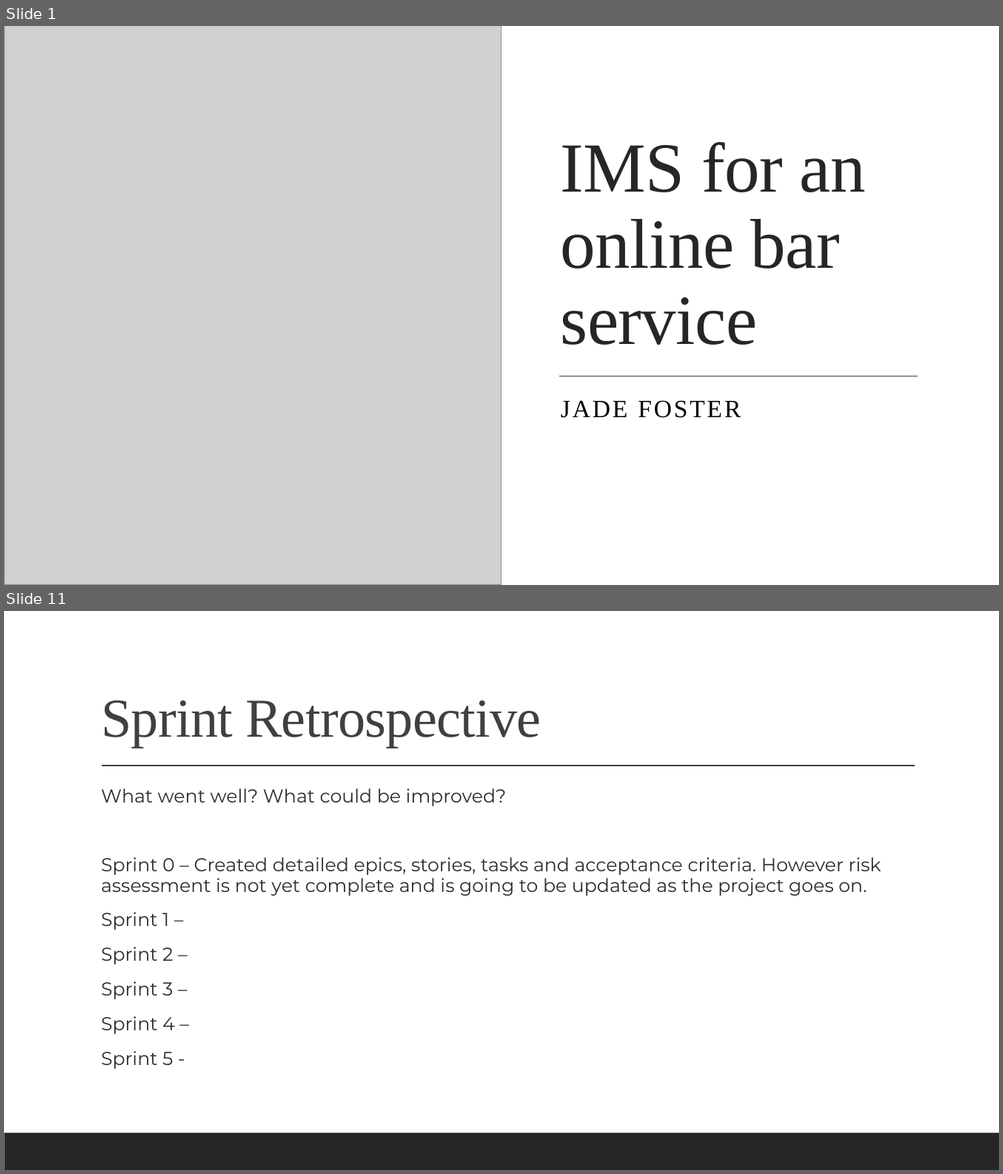
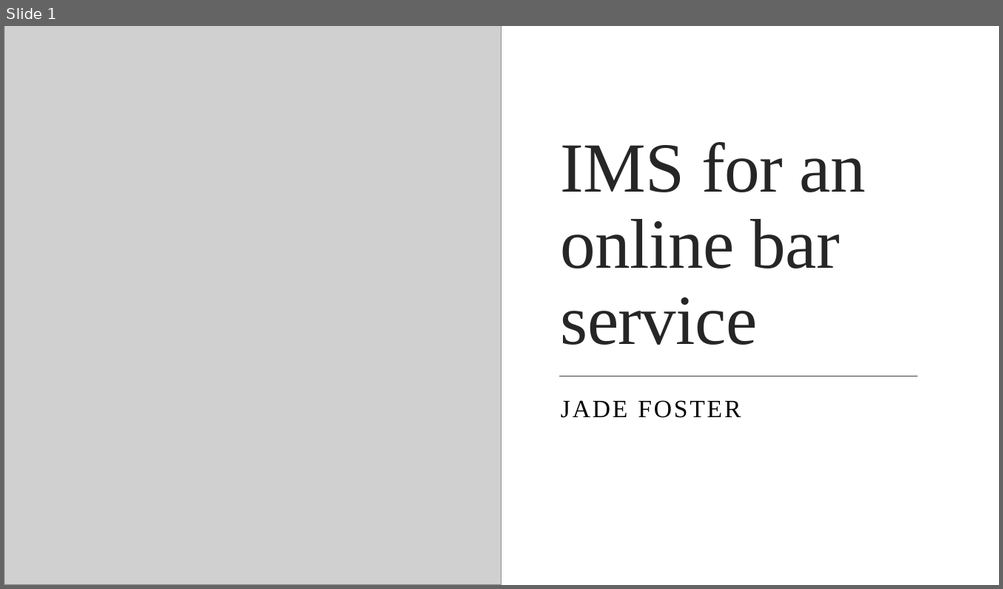
Before and after one commit to jadewfoster/IMS-22JulyEnable3, a slide deck: documentation/Fundamental Project (IMS) Presentation.pptx. Shown one above the other, each under a label of ours: slides 1 and 11 before the commit, slide 1 after it; the slides between them are not shown. The pictures are 1003x1174 and 1003x589 pixels, drawn with LibreOffice and Linux fonts; fonts in the diff are those of the drawing; grey boxes stand for pictures. Boxes give left, top, right and bottom in pixels: in the first picture for what was removed or moved away, otherwise in the second. Text is boxed around its words. In the diff, an @@ line names an element or a change of style, - is before the commit and + after.

```diff
--- a/documentation/Fundamental Project (IMS) Presentation.pptx
+++ b/documentation/Fundamental Project (IMS) Presentation.pptx
@@ slide 11 removed at (4,611,999,1170), background #FFFFFF; not listed: 1 template element that a slide beside it also shows @@
@@ title removed at (101,701,541,747) @@
-Sprint Retrospective
@@ line removed from (102, 766) to (915, 766) @@
@@ text removed at (101,789,881,1069) @@
-  What went well? What could be improved?
-  Sprint 0 – Created detailed epics, stories, tasks and acceptance criteria. However risk assessment is not yet complete and is going to be updated as the project goes on.
-  Sprint 1 –
-  Sprint 2 –
-  Sprint 3 –
-  Sprint 4 –
-  Sprint 5 -
```
Also in this commit, not shown: 9 slides changed, 15 slides added, 2 other slides removed, 8 other files.
